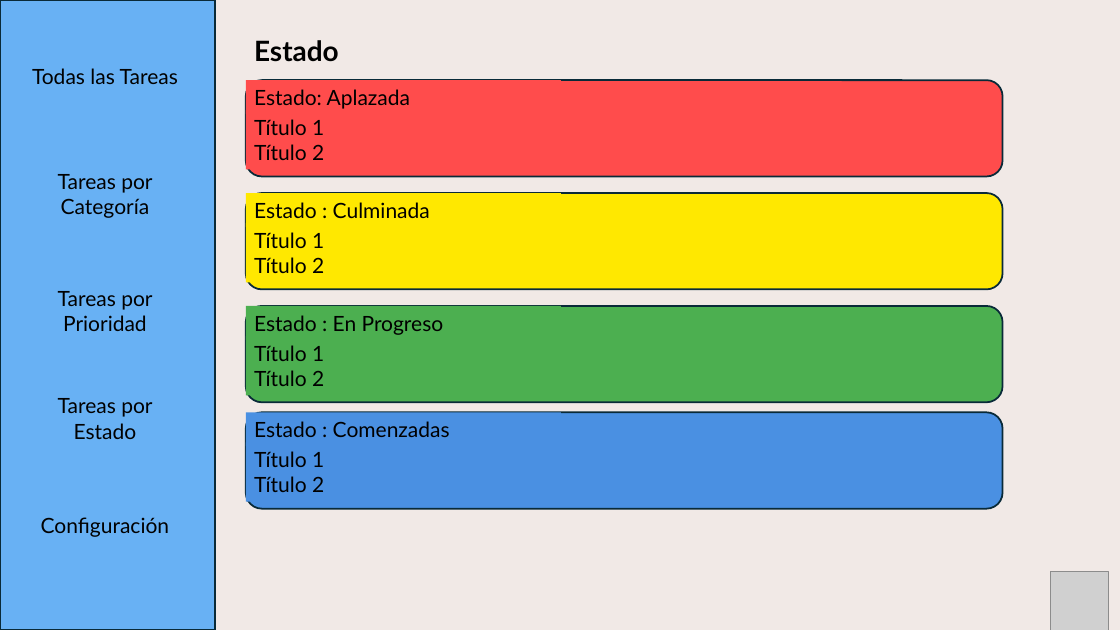
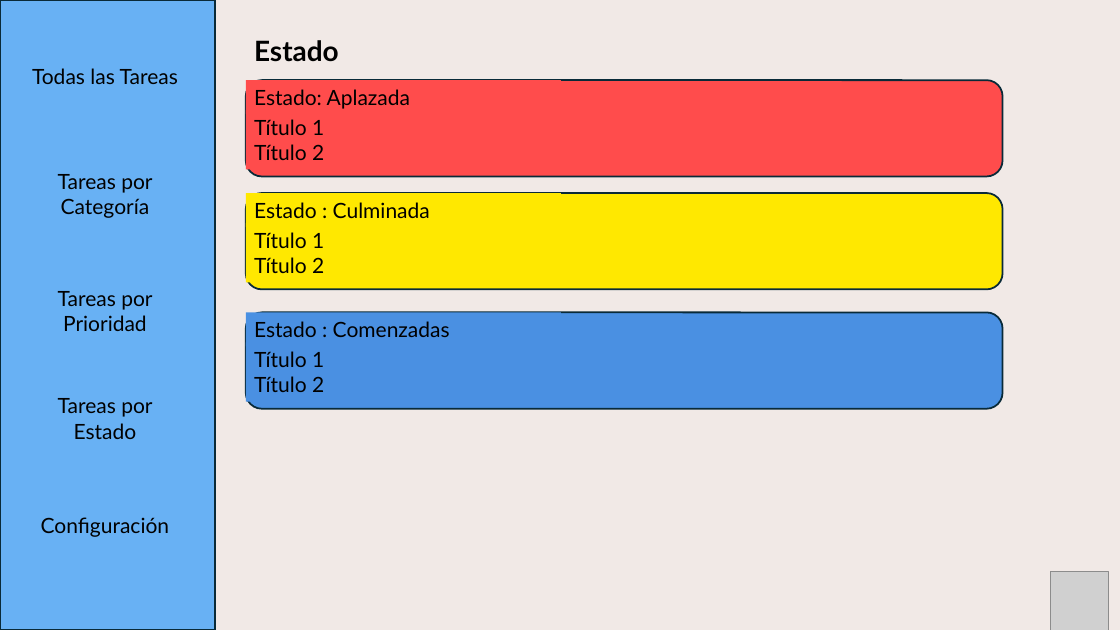
Before and after one commit to Craos6518/Proyecto_To_Do_list_TMS-2024-2, a slide deck: slide 9 of Documentación/Pantalla/Panrtallas.pptx. Drawn at 1120x630 pixels with LibreOffice and Linux fonts; fonts in the diff are those of the drawing; grey boxes stand for pictures. Boxes give left, top, right and bottom in pixels: in the first picture for what was removed or moved away, otherwise in the second. Text is boxed around its words. In the diff, an @@ line names an element or a change of style, - is before the commit and + after.

Commit message:
feat: Mejorar estilos de tareas y agregar colores de prioridad según estado issues: #31

```diff
--- a/Documentación/Pantalla/Panrtallas.pptx
+++ b/Documentación/Pantalla/Panrtallas.pptx
@@ 1 rectangle, 1 text, 1 rounded rectangle: place and size @@
-1 rectangle, 1 text, 1 rounded rectangle at [246,413,1003,509]
+1 rectangle, 1 text, 1 rounded rectangle at [246,313,1003,409]
@@ rounded rectangle removed at [246,306,1003,402] @@
@@ rectangle removed at [246,306,561,339] @@
-Estado : En Progreso
@@ text removed at [254,345,324,386] @@
-Título 1
-Título 2
```
Also in this commit, not shown: 3 other files.
